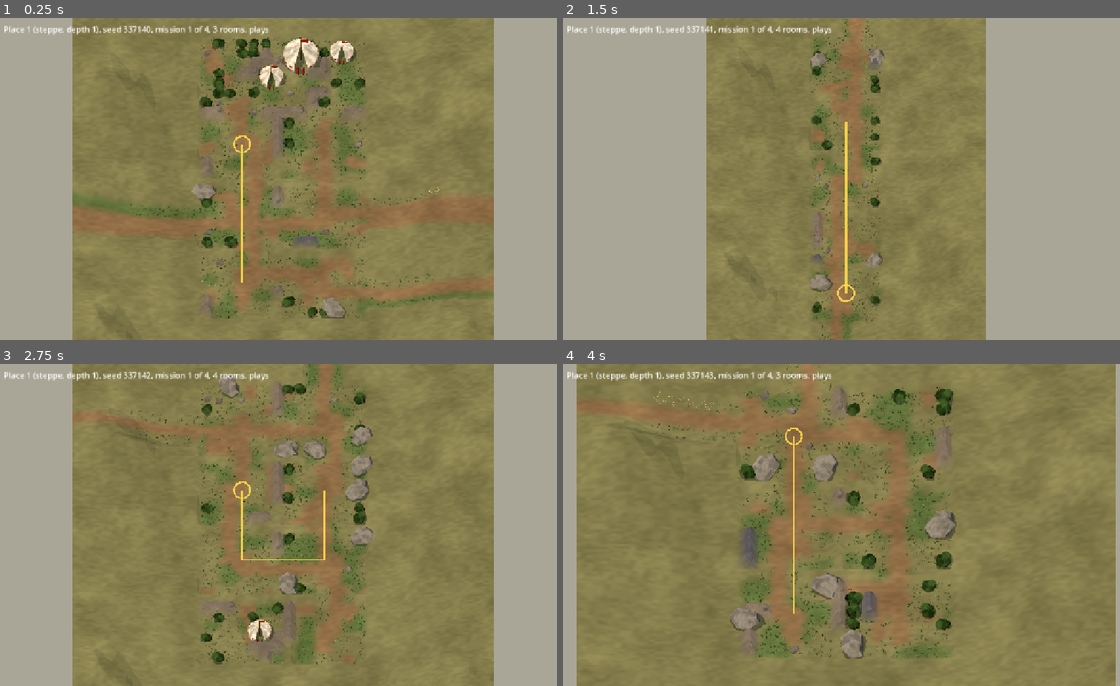
Above: before the commit, frames 1-4 (two rows, left to right).
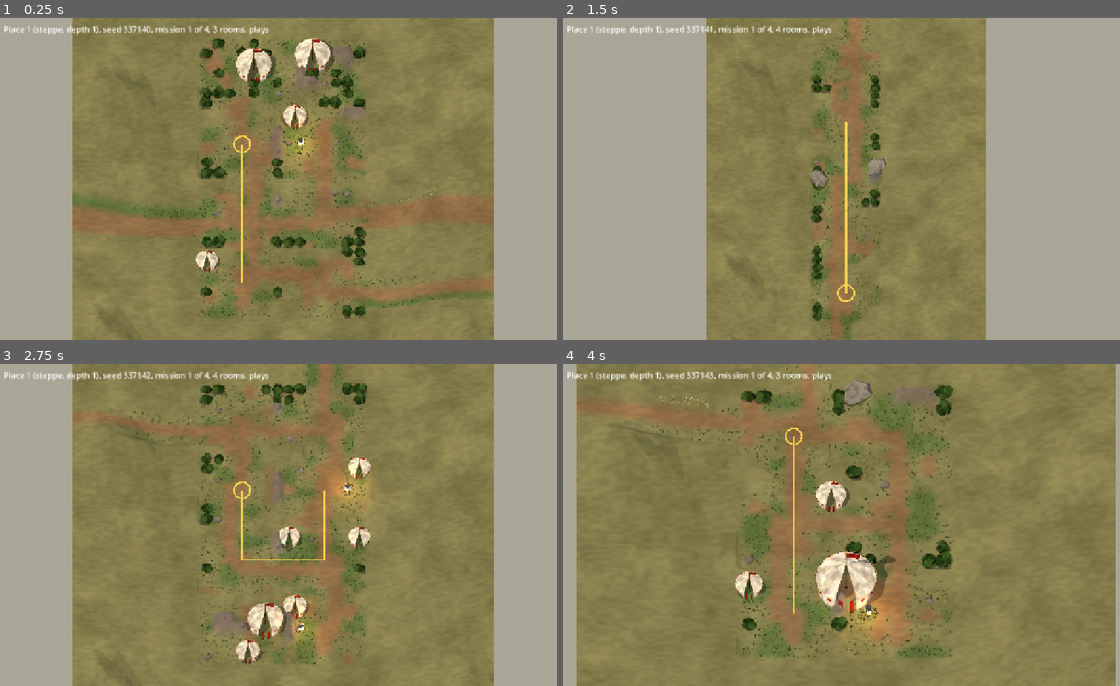
Above: after the commit, the same moments.

Repository: sapega89/Path-Of-A-Warrior
Game: Godot game, scene res://lab/map_gen_lab.tscn
The game is run twice, just before and just after one commit, with the same random seed, the same clock (stepped at 60 frames per second) and the same inputs. This scene is started directly instead of the project's main scene.
Inputs (mouse positions are in pixels of both pictures, inside the frame that each line leads up to):
- Up to frame 1 (0.25 s): no input
- Up to frame 2 (1.5 s): tap Enter (ui_accept) at 0.5, 0.77, 1.25 s; move the mouse to (969, 162) at 0.52 s; hold D (move_right) 0.53-1.25 s; tap N at 0.6 s; click (969, 162) at 0.67 s; drag from (730, 195) to (819, 243) at 1.27 s
- Up to frame 3 (2.75 s): move the mouse to (339, 454) at 2.02 s; hold D (move_right) from 2.03 s (still down); hold Tab (auto) from 2.03 s (still down); tap N at 2.3 s
- Up to frame 4 (4 s): release D (move_right) at 2.75 s; release Tab (auto) at 2.75 s; drag from (819, 589) to (674, 476) at 2.77 s; move the mouse to (1019, 573) at 3.52 s; hold A (move_left) from 3.53 s (still down); tap X (belt_2) at 3.6 s; tap Enter (ui_accept) at 3.77 s; tap N at 3.8 s

The runs differ from the first frame. In frame 1, 7.1% of the frame differs, in the area x 23-79%, y 6-94%; in frame 2, 2.3%; in frame 3, 6.9%; in frame 4, 9.3%, in the area x 15-71%, y 4-92%.

Commit message:
Map generator: rooms made by hand
data/set_pieces.json holds 14 rooms drawn as 7x7 rows of characters:
the arena of a general for each biome, starts, crossings, villages and
gates. SetPiece reads them and lays one of its 8 ways (turned and
mirrored). RoomFill puts a general's arena in the last room of each
mission, a start in the first one and now and then a crossing, a
village or a gate in a room on the way where no general fights; the
kept ways through a piece stay free, and its water on them becomes a
bridge.

Co-Authored-By: Claude Opus 5.5 <noreply@anthropic.com>
Claude-Session: https://claude.ai/code/session_01Pra1erYbDMJwx2ZCYM7C9Q

Diff:
--- /dev/null
+++ b/godot/client/data/set_pieces.json
@@ -0,0 +1,134 @@
+{
+"key": {
+".": {},
+"T": {"prop": "fir"},
+"b": {"prop": "bush"},
+"o": {"prop": "boulder"},
+"m": {"kind": "m"},
+"^": {"kind": "t"},
+"r": {"kind": "r"},
+"~": {"kind": "w"},
+"c": {"kind": "c"},
+"A": {"prop": "tent"},
+"H": {"prop": "hut"},
+"f": {"prop": "fence"},
+"p": {"prop": "palisade"},
+"x": {"prop": "fire"},
+"w": {"prop": "well"},
+"h": {"prop": "hay"}
+},
+"pieces": [
+{"name": "kurgan", "role": "general", "biomes": ["steppe"], "rows": [
+"mm...mm",
+"m.....m",
+".......",
+".......",
+".......",
+"b.....b",
+"bb...bb"]},
+{"name": "glade", "role": "general", "biomes": ["forest"], "rows": [
+"TTb.bTT",
+"T.....T",
+"b.....b",
+".......",
+"b.....b",
+"b.....b",
+"bb...bb"]},
+{"name": "cliffs", "role": "general", "biomes": ["mountains"], "rows": [
+"^^^.^^^",
+"rr...rr",
+"r.....r",
+".......",
+"o.....o",
+"o.....o",
+"oo...oo"]},
+{"name": "shore", "role": "general", "biomes": ["lake"], "rows": [
+"~~~.~~~",
+"~.....~",
+".......",
+".......",
+".......",
+"~.....~",
+"~~...~~"]},
+{"name": "square", "role": "general", "biomes": ["town"], "rows": [
+"HHc.cHH",
+"HH...HH",
+"c.....c",
+".......",
+"c.....c",
+"f.....f",
+"ff...ff"]},
+{"name": "camp", "role": "start", "biomes": ["steppe", "forest"], "rows": [
+"AA...AA",
+"AA.x.AA",
+".......",
+".......",
+"b.....b",
+".......",
+"......."]},
+{"name": "farmstead", "role": "start", "biomes": ["town", "lake"], "rows": [
+"HHH.fff",
+"HHH....",
+"......h",
+".......",
+"f.....h",
+"f......",
+"......."]},
+{"name": "pass", "role": "start", "biomes": ["mountains"], "rows": [
+"^^^.^^^",
+"rrr.rrr",
+".......",
+".......",
+"o.....o",
+".......",
+"......."]},
+{"name": "river", "role": "crossing", "biomes": ["lake", "forest", "steppe"], "rows": [
+"b.....b",
+".......",
+"~~~~~~~",
+"~~~~~~~",
+".......",
+".......",
+"b.....b"]},
+{"name": "stream", "role": "crossing", "biomes": ["mountains", "steppe"], "rows": [
+"o.....o",
+".......",
+".......",
+"~~~~~~~",
+".......",
+".......",
+"o.....o"]},
+{"name": "hamlet", "role": "village", "biomes": ["steppe", "town", "lake"], "rows": [
+"HHH.HHH",
+"HHH.HHH",
+"f.....f",
+".......",
+"h.....w",
+".......",
+"f.....f"]},
+{"name": "yards", "role": "village", "biomes": ["town", "steppe"], "rows": [
+"fff.fff",
+"fHH.HHf",
+"fHH.HHf",
+".......",
+"h.....h",
+".......",
+"......."]},
+{"name": "gate", "role": "gate", "biomes": ["town"], "rows": [
+"c.....c",
+"c.....c",
+"ccc.ccc",
+".......",
+".......",
+"h.....h",
+"......."]},
+{"name": "stockade", "role": "gate", "biomes": ["steppe", "forest"], "rows": [
+"A.....A",
+".......",
+"ppp.ppp",
+".......",
+".......",
+"b.....b",
+"......."]}
+]
+}
--- a/godot/client/scripts/mapgen/map_generator.gd
+++ b/godot/client/scripts/mapgen/map_generator.gd
@@ -2,8 +2,9 @@
 extends RefCounted
 ## Makes the map of a place from its plan (MapPlan) and the rules of data/map_rules.json, in the
 ## format of the campaign's maps (MapBuilder), step by step on a MapDraft: the grid of rooms and
-## each mission's route (RoomLayout), what stands in the rooms (RoomFill), the ground
-## (GroundPaint), the plan's generals and talks in the rooms of the routes. Each step draws from
+## each mission's route (RoomLayout), what stands in the rooms (RoomFill, with the rooms made by
+## hand: SetPiece), the ground (GroundPaint), the plan's generals and talks in the rooms of the
+## routes. Each step draws from
 ## its own random numbers, started from the seed and the step's name, so that new rules for one
 ## step do not move what the others make. A map the game cannot play (MapCheck) is made again
 ## from the next seed, up to TRIES seeds.
--- a/godot/client/scripts/mapgen/room_fill.gd
+++ b/godot/client/scripts/mapgen/room_fill.gd
@@ -9,10 +9,12 @@
 ## their doors, so is the ring around the rooms (with the ring's own barrier where the biome has
 ## one: the land past the map goes on as the ring's ground), the rooms off every route are filled
 ## with the biome's land, and the rooms of the routes get its obstacles until they take the share
-## of the room the crowding says. In front of a fight (the front rows of a room on a route, where
-## the camera looks over them, and the row below it) the barrier is the biome's low one and no
-## tall thing stands (a fir, a tent). Of a column of firs every other one is a bush: the game
-## draws a single fir for the cells of one column.
+## of the room the crowding says. Some rooms of the routes get a piece made by hand instead
+## (SetPiece): the last one of a mission the arena of its general, the first one a start, others
+## now and then a crossing, a village or a gate; it is opened where the ways go. In front of a
+## fight (the front rows of a room on a route, where the camera looks over them, and the row below
+## it) the barrier is the biome's low one and no tall thing stands (a fir, a tent). Of a column
+## of firs every other one is a bush: the game draws a single fir for the cells of one column.
 ##
 ## An obstacle in the rules: shape (single, line, block, clump), size [fewest, most] (cells of a
 ## line or a clump, a side of a block), kind (the ground of its cells, a letter of
@@ -37,10 +39,20 @@
 const CLUMP_STEPS := 4
 ## Ways on the campaign shows on one side of the room where a mission is won.
 const WAYS_A_SIDE := 2
+## The roles of the pieces laid in the rooms of a route between the first and the last, and how
+## many in a thousand of those rooms get one.
+const ON_THE_WAY: Array[String] = ["crossing", "village", "gate"]
+const PIECES_IN := 350
+const IN := 1000
+## What a kept cell of a piece's water becomes: the boards of a bridge.
+const WATER := "w"
+const BRIDGE := "o"
 
 var draft: MapDraft
 var biome: Dictionary
 var random: GameRandom
+## Room -> the name of the piece laid in it (SetPiece).
+var pieces := {}
 ## Rooms on any route -> true.
 var _on_route := {}
 ## Rooms where generals fight -> true.
@@ -69,9 +81,12 @@
 		_find_doors(m, plan.ways_on)
 	for m in layout.routes.size():
 		_keep_ways(m)
+	_lay_pieces(plan)
 	_close_sides()
 	var land: Dictionary = biome["land"]
 	for room in layout.rooms_x * layout.rooms_y:
+		if pieces.has(room):
+			continue
 		if _on_route.has(room):
 			var share := crowding.x + (crowding.y - crowding.x) * random.below(1000) / 1000.0
 			_crowd(room, share, biome["obstacles"])
@@ -136,6 +151,44 @@
 	var first := draft.corner(layout.routes[mission][0]) + Vector2i.ONE * (RoomLayout.ROOM / 2)
 	_keep_box(start - Vector2i.ONE, start + Vector2i.ONE)
 	_mark_path(start, first)
+
+
+## The pieces of the rooms of the routes: the arena of its general in the last room of a
+## mission, a start in its first room, now and then a crossing, a village or a gate in a room on
+## the way where no general fights, of those that fit the biome.
+func _lay_pieces(plan: MapPlan) -> void:
+	var roles := {}
+	for route: Array in draft.layout.routes:
+		for i in range(1, route.size() - 1):
+			if roles.has(route[i]) or _arenas.has(route[i]):
+				continue
+			if random.below(IN) < PIECES_IN:
+				roles[route[i]] = ON_THE_WAY[random.below(ON_THE_WAY.size())]
+		roles[route[0]] = "start"
+	for route: Array in draft.layout.routes:
+		roles[route.back()] = "general"
+	for room: int in roles:
+		var fit := SetPiece.fitting(roles[room], plan.biome)
+		if not fit.is_empty():
+			_lay(room, fit[random.below(fit.size())], random.below(SetPiece.WAYS))
+
+
+## Lays a piece in a room, the `way`-th way: what stands on its cells but the kept ones (where its
+## water is kept, a bridge), and none of its tall things in front of a fight.
+func _lay(room: int, piece: SetPiece, way: int) -> void:
+	pieces[room] = piece.name
+	var o := draft.corner(room)
+	for y in SetPiece.SIDE:
+		for x in SetPiece.SIDE:
+			var c := o + Vector2i(x, y)
+			var what := piece.cell(Vector2i(x, y), way)
+			var kind := str(what.get("kind", ""))
+			var prop := str(what.get("prop", ""))
+			if draft.keep[draft.at(c)] == 1:
+				if kind == WATER:
+					draft.kinds[draft.at(c)] = BRIDGE
+			elif not what.is_empty() and not (prop in TALL and _in_front(c)):
+				draft.put(c, kind, prop)
 
 
 ## The cells of a room's door, along its side from its start on.
--- /dev/null
+++ b/godot/client/scripts/mapgen/set_piece.gd
@@ -0,0 +1,66 @@
+class_name SetPiece
+extends RefCounted
+## A room made by hand (data/set_pieces.json): its 7x7 cells written as rows of characters, each
+## one a cell of the key: free ({}), or blocked by a kind of ground (kind, a letter of
+## MapArt.KIND_LETTERS) or a thing standing on it (prop). A piece has a role (general: the arena
+## of a mission's own general; start: the room a mission starts in; crossing: a way over water;
+## village; gate) and the biomes it fits. The generator lays a piece one of its WAYS ways, turned
+## and mirrored, and opens it where the ways through the room go (RoomFill).
+
+const PATH := "res://data/set_pieces.json"
+## The ways a piece can lie: four quarter turns, each as drawn and mirrored.
+const WAYS := 8
+const SIDE := 7
+
+static var _data: Dictionary = {}
+static var _pieces: Array[SetPiece] = []
+
+var name := ""
+var role := ""
+var biomes: Array[String] = []
+var rows: Array[String] = []
+
+
+## Every piece of the data, in its order.
+static func all() -> Array[SetPiece]:
+	if _pieces.is_empty():
+		for entry: Dictionary in _data_of()["pieces"]:
+			var piece := SetPiece.new()
+			piece.name = str(entry["name"])
+			piece.role = str(entry["role"])
+			for biome: String in entry["biomes"]:
+				piece.biomes.append(biome)
+			for row: String in entry["rows"]:
+				piece.rows.append(row)
+			_pieces.append(piece)
+	return _pieces
+
+
+## The pieces of a role that fit a biome.
+static func fitting(of_role: String, biome: String) -> Array[SetPiece]:
+	var out: Array[SetPiece] = []
+	for piece in all():
+		if piece.role == of_role and biome in piece.biomes:
+			out.append(piece)
+	return out
+
+
+## What a character of the rows stands for: {kind, prop}, {} a free cell.
+static func key() -> Dictionary:
+	return _data_of()["key"]
+
+
+static func _data_of() -> Dictionary:
+	if _data.is_empty():
+		_data = JSON.parse_string(FileAccess.get_file_as_string(PATH))
+	return _data
+
+
+## What is on cell `at` of the room (0 to SIDE - 1 each way) with the piece laid the `way`-th way.
+func cell(at: Vector2i, way: int) -> Dictionary:
+	var from := at
+	if way >= WAYS / 2:
+		from.x = SIDE - 1 - from.x
+	for i in way % (WAYS / 2):
+		from = Vector2i(from.y, SIDE - 1 - from.x)
+	return key()[rows[from.y][from.x]]
--- /dev/null
+++ b/godot/client/tests/test_set_piece.gd
@@ -0,0 +1,146 @@
+extends "res://tests/test_case.gd"
+## The rooms made by hand (scripts/mapgen/set_piece.gd, data/set_pieces.json) and where the map
+## generator lays them (RoomFill): each piece a room of known things, each biome with an arena
+## for its generals and a start of its own; a piece lies its eight ways; on the map of every
+## place the last room of each mission is the arena of a general, the first one a start, the
+## pieces on the way stay out of the rooms where generals fight, and the ways through the rooms
+## stay free and dry, on a bridge where they cross a piece's water.
+
+const ROLES: Array[String] = ["general", "start", "crossing", "village", "gate"]
+
+## The fills of the maps made, by place: each made once for all the tests here.
+static var _fills := {}
+
+
+## The fill of a place's map from its own seed, as the generator makes it.
+func _filled(place: int) -> RoomFill:
+	if not _fills.has(place):
+		var plan := MapPlan.of(place)
+		var crowding: Array = MapGenerator.curve(plan.depth)["crowding"]
+		var fill := RoomFill.new(
+			MapDraft.new(MapGenerator.layout_of(plan, plan.seed)),
+			_rules()["biomes"][plan.biome],
+			MapGenerator.stream(plan.seed, "fill")
+		)
+		fill.fill(plan, Vector2(crowding[0], crowding[1]))
+		_fills[place] = fill
+	return _fills[place]
+
+
+func _rules() -> Dictionary:
+	return JSON.parse_string(FileAccess.get_file_as_string(MapGenerator.RULES_PATH))
+
+
+func _places() -> Array:
+	return range(1, MapBuilder.map_count() + 1)
+
+
+func _piece(piece_name: String) -> SetPiece:
+	for piece in SetPiece.all():
+		if piece.name == piece_name:
+			return piece
+	return null
+
+
+## The role of the piece laid in a room, "" none.
+func _role(fill: RoomFill, room: int) -> String:
+	return _piece(fill.pieces[room]).role if fill.pieces.has(room) else ""
+
+
+func test_each_piece_a_room_of_known_things() -> void:
+	var key := SetPiece.key()
+	for letter: String in key:
+		var kind := str(key[letter].get("kind", ""))
+		var prop := str(key[letter].get("prop", ""))
+		var known := kind == "" or (kind.length() == 1 and kind in MapArt.KIND_LETTERS)
+		check(known, "%s: kind %s" % [letter, kind])
+		check(prop == "" or prop in MapArt.PROP or prop in MapArt.CLUSTERS, letter + ": " + prop)
+	var pieces := SetPiece.all()
+	check(pieces.size() >= 12 and pieces.size() <= 16, "12 to 16 pieces: %d" % pieces.size())
+	var biomes: Dictionary = _rules()["biomes"]
+	for piece in pieces:
+		check(piece.role in ROLES, "%s: role %s" % [piece.name, piece.role])
+		for biome in piece.biomes:
+			check(biomes.has(biome), "%s: biome %s" % [piece.name, biome])
+		eq(piece.rows.size(), SetPiece.SIDE, piece.name + ": its rows")
+		for row in piece.rows:
+			eq(row.length(), SetPiece.SIDE, piece.name + ": " + row)
+			for letter in row:
+				check(key.has(letter), "%s: %s in the key" % [piece.name, letter])
+	for biome: String in biomes:
+		for role: String in ["general", "start"]:
+			check(not SetPiece.fitting(role, biome).is_empty(), "%s: a %s piece" % [biome, role])
+
+
+## Where a piece laid the `way`-th way has its fir and its bush.
+func _where(piece: SetPiece, way: int) -> Array[Vector2i]:
+	var out: Array[Vector2i] = []
+	for prop: String in ["fir", "bush"]:
+		for y in SetPiece.SIDE:
+			for x in SetPiece.SIDE:
+				if piece.cell(Vector2i(x, y), way).get("prop", "") == prop:
+					out.append(Vector2i(x, y))
+	return out
+
+
+func test_a_piece_lies_its_eight_ways() -> void:
+	var piece := SetPiece.new()
+	piece.rows.assign(["Tb.....", ".......", ".......", ".......", ".......", ".......", "......."])
+	eq(_where(piece, 0), [Vector2i(0, 0), Vector2i(1, 0)] as Array[Vector2i], "as drawn")
+	eq(
+		_where(piece, 1),
+		[Vector2i(6, 0), Vector2i(6, 1)] as Array[Vector2i],
+		"a quarter turn: the top row on the right"
+	)
+	eq(_where(piece, 4), [Vector2i(6, 0), Vector2i(5, 0)] as Array[Vector2i], "mirrored")
+	var ways := {}
+	for way in SetPiece.WAYS:
+		var where := _where(piece, way)
+		eq(where.size(), 2, "way %d: one fir and one bush" % way)
+		ways[str(where)] = true
+	eq(ways.size(), SetPiece.WAYS, "each way another one")
+
+
+func test_the_rooms_where_the_pieces_lie() -> void:
+	var on_the_way := 0
+	for n: int in _places():
+		var plan := MapPlan.of(n)
+		var fill := _filled(n)
+		var layout := fill.draft.layout
+		var lasts := {}
+		var firsts := {}
+		var arenas := {}
+		for m in layout.routes.size():
+			lasts[layout.routes[m].back()] = true
+			firsts[layout.routes[m][0]] = true
+			for i in layout.stops[m].size():
+				if not plan.missions[m][i].generals.is_empty():
+					arenas[layout.routes[m][layout.stops[m][i]]] = true
+		for m in layout.routes.size():
+			var route: Array = layout.routes[m]
+			eq(_role(fill, route.back()), "general", "place %d, mission %d: its last room" % [n, m])
+			if not lasts.has(route[0]):
+				eq(_role(fill, route[0]), "start", "place %d, mission %d: its first room" % [n, m])
+		for room: int in fill.pieces:
+			var piece := _piece(fill.pieces[room])
+			check(plan.biome in piece.biomes, "place %d: %s fits" % [n, piece.name])
+			if not lasts.has(room) and not firsts.has(room):
+				check(piece.role in RoomFill.ON_THE_WAY, "place %d: %s" % [n, piece.name])
+				check(not arenas.has(room), "place %d, room %d: no %s" % [n, room, piece.name])
+				on_the_way += 1
+	check(on_the_way > 0, "crossings, villages and gates on the way: %d" % on_the_way)
+
+
+func test_the_ways_stay_free_and_dry() -> void:
+	var bridges := 0
+	for n: int in _places():
+		var draft := _filled(n).draft
+		var shut: Array[Vector2i] = []
+		for i in draft.w * draft.h:
+			if draft.keep[i] == 0:
+				continue
+			if draft.blocked[i] == 1 or draft.kinds[i] == RoomFill.WATER:
+				shut.append(Vector2i(i % draft.w, i / draft.w))
+			bridges += 1 if draft.kinds[i] == RoomFill.BRIDGE else 0
+		eq(shut, [] as Array[Vector2i], "place %d: the kept cells free and dry" % n)
+	check(bridges > 0, "bridges where the ways cross a piece's water: %d" % bridges)
Not shown, added: godot/client/scripts/mapgen/set_piece.gd.uid
Not shown, added: godot/client/tests/test_set_piece.gd.uid
